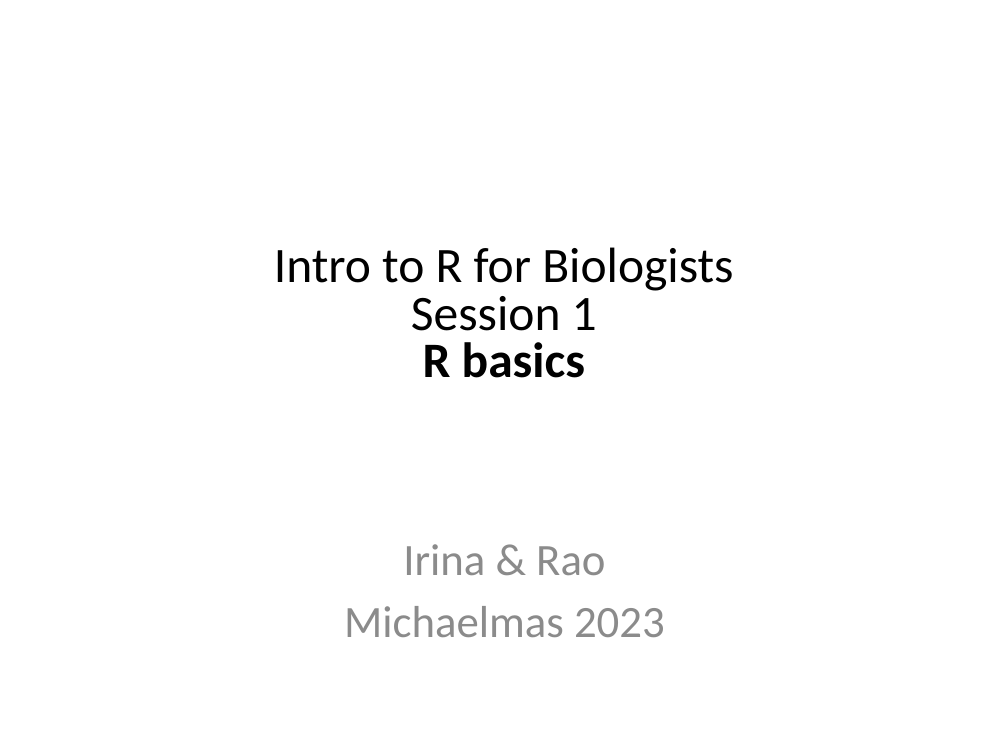
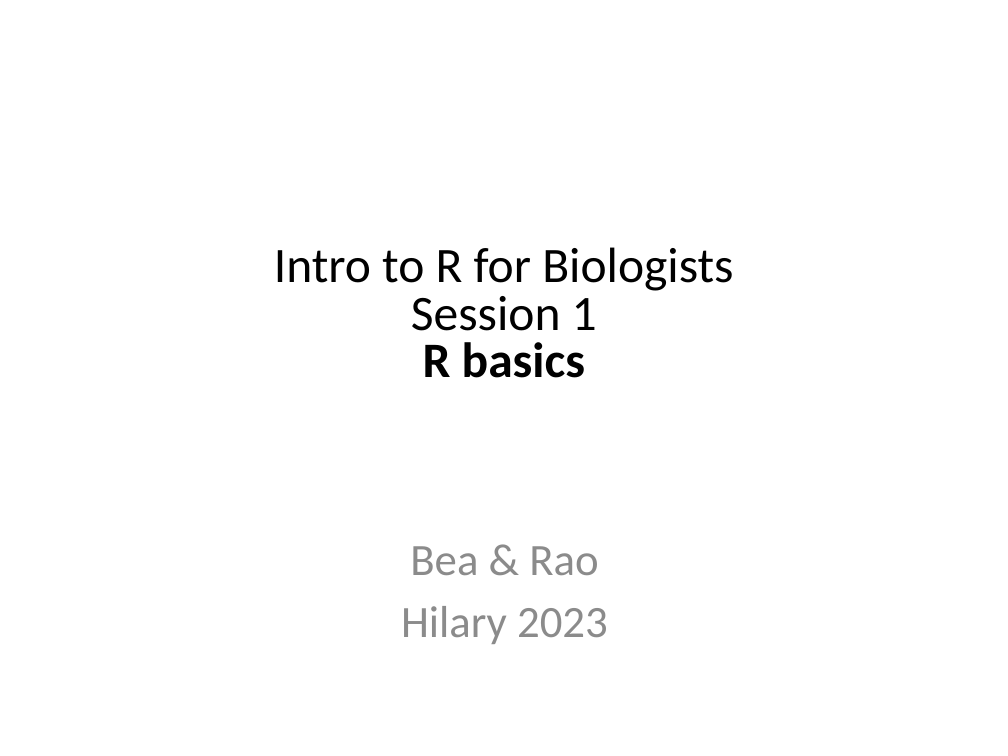
Before and after one commit to sraorao/MSD_R_course_HT2024_2, a slide deck: slide 2 of powerpoint/Session1.pptx. Drawn at 1008x756 pixels with LibreOffice and Linux fonts; fonts in the diff are those of the drawing. Boxes give left, top, right and bottom in pixels: in the first picture for what was removed or moved away, otherwise in the second. Text is boxed around its words. In the diff, an @@ line names an element or a change of style, - is before the commit and + after.

Commit message:
update ppts

```diff
--- a/powerpoint/Session1.pptx
+++ b/powerpoint/Session1.pptx
@@ text at [401,546,608,644]: text changed @@
-Irina & Rao
-Michaelmas 2023
+Bea & Rao
+Hilary 2023
```
Also in this commit, not shown: 1 other slide changed, 1 other file.
